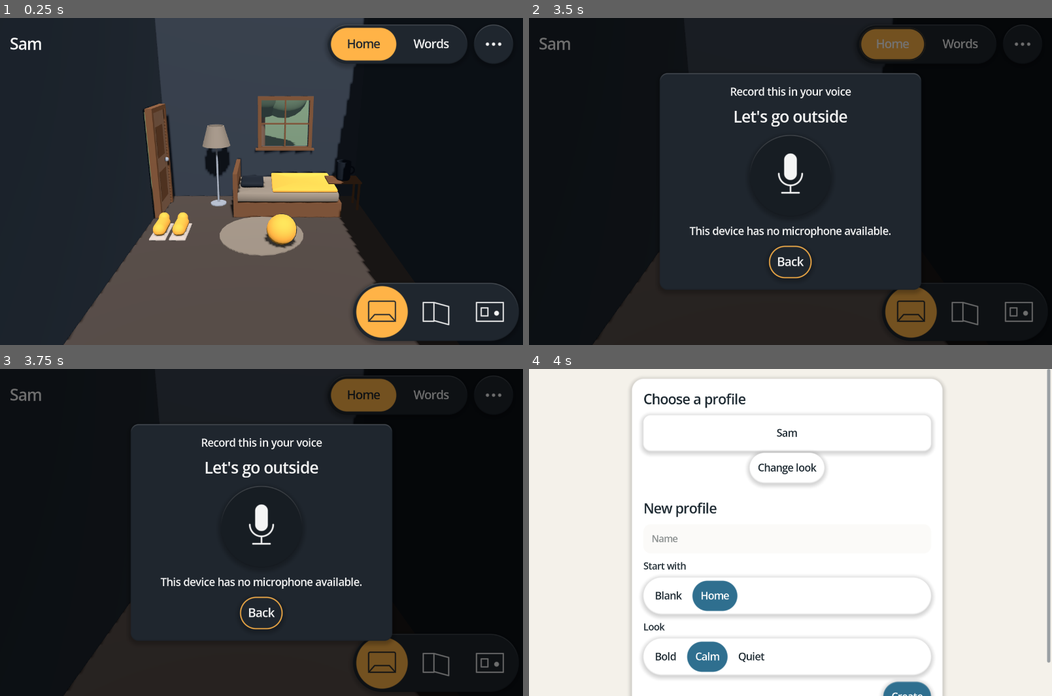
Above: before the commit, frames 1-4 (two rows, left to right).
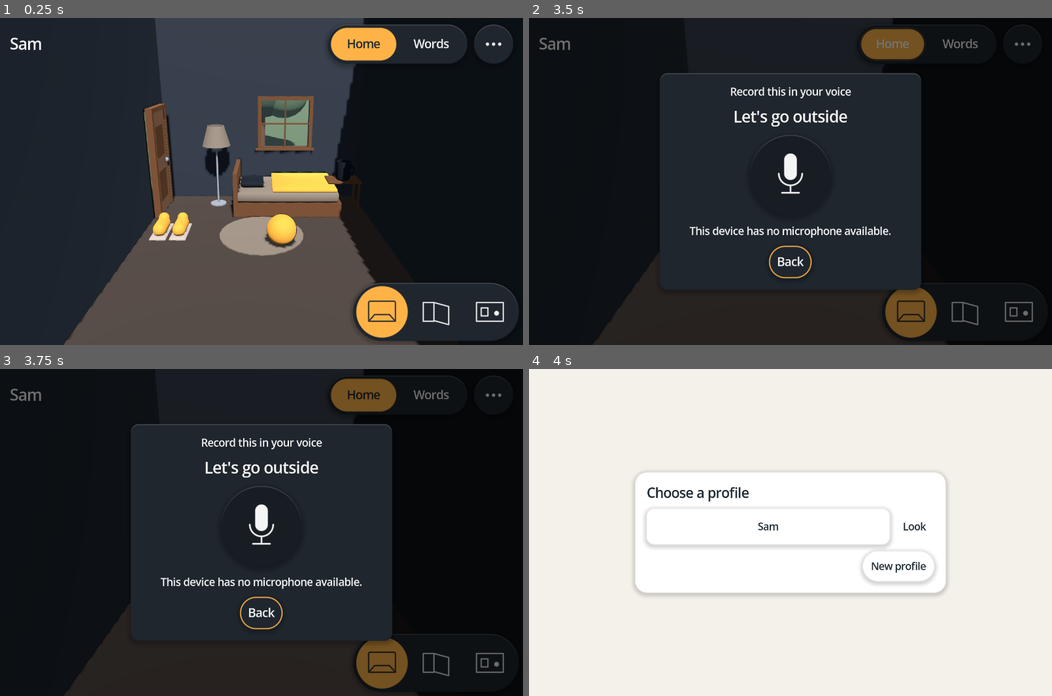
Above: after the commit, the same moments.

Repository: crashtestbrandt/alex
Game: Godot game, scene res://tools/instr/screenshot_probe.tscn
Two runs of this game, one before a commit and one after it. Both use one fixed random seed, a clock stepped at 60 frames per second and the inputs below. This scene is started directly instead of the project's main scene.
Inputs (mouse positions are in pixels of both pictures, inside the frame that each line leads up to):
- Up to frame 1 (0.25 s): no input
- Up to frame 2 (3.5 s): click (910, 312) at 0.52 s; click (963, 312) at 1.27 s; click (1020, 312) at 2.02 s; click "Home" at 2.75 s
- Up to frame 3 (3.75 s): click "Words" at 3.5 s
- Up to frame 4 (4 s): no input

Frames 1-3 are identical in both runs. In frame 4, 7.8% of the frame differs, in the area x 19-100%, y 0-100%.

Commit message:
fix(ui) compact profile flows for short windows

Diff:
--- a/scenes/ui/profile_picker.tscn
+++ b/scenes/ui/profile_picker.tscn
@@ -18,6 +18,7 @@
 script = ExtResource("1")
 
 [node name="Center" type="ScrollContainer" parent="."]
+unique_name_in_owner = true
 layout_mode = 1
 anchors_preset = 15
 anchor_right = 1.0
@@ -58,16 +59,13 @@
 text = ""
 autowrap_mode = 3
 
-[node name="Gap" type="Control" parent="Center/Panel/Column"]
-unique_name_in_owner = true
-custom_minimum_size = Vector2(0, 8)
-layout_mode = 2
-
-[node name="NewHeading" type="Label" parent="Center/Panel/Column"]
+[node name="NewProfileButton" type="Button" parent="Center/Panel/Column"]
 unique_name_in_owner = true
 layout_mode = 2
+size_flags_horizontal = 8
+script = ExtResource("3")
+shape = 1
 text = "New profile"
-theme_type_variation = &"TitleLabel"
 
 [node name="NameEdit" type="LineEdit" parent="Center/Panel/Column"]
 unique_name_in_owner = true
@@ -75,7 +73,7 @@
 placeholder_text = "Name"
 script = ExtResource("4")
 
-[node name="StarterRow" type="VBoxContainer" parent="Center/Panel/Column"]
+[node name="StarterRow" type="BoxContainer" parent="Center/Panel/Column"]
 unique_name_in_owner = true
 layout_mode = 2
 theme_override_constants/separation = 12
@@ -90,7 +88,8 @@
 layout_mode = 2
 script = ExtResource("5")
 
-[node name="StyleRow" type="VBoxContainer" parent="Center/Panel/Column"]
+[node name="StyleRow" type="BoxContainer" parent="Center/Panel/Column"]
+unique_name_in_owner = true
 layout_mode = 2
 theme_override_constants/separation = 12
 
@@ -105,6 +104,7 @@
 script = ExtResource("5")
 
 [node name="Actions" type="HFlowContainer" parent="Center/Panel/Column"]
+unique_name_in_owner = true
 layout_mode = 2
 alignment = 2
 theme_override_constants/h_separation = 16
--- a/scripts/ui/profile_picker.gd
+++ b/scripts/ui/profile_picker.gd
@@ -4,6 +4,8 @@
 ## Style pills preview immediately. An existing profile changes only when Save is pressed.
 
 signal profile_chosen(profile_id: String)
+
+enum Mode { PICK, CREATE, LOOK }
 
 @onready var _profiles: GridContainer = %Profiles
 @onready var _name_edit: SdfField = %NameEdit
@@ -12,34 +14,50 @@
 @onready var _create_button: SdfButton = %CreateButton
 @onready var _status: Label = %Status
 @onready var _heading: Label = %Heading
-@onready var _new_heading: Label = %NewHeading
-@onready var _starter_row: Control = %StarterRow
-@onready var _gap: Control = %Gap
+@onready var _new_button: SdfButton = %NewProfileButton
+@onready var _starter_row: BoxContainer = %StarterRow
+@onready var _style_row: BoxContainer = %StyleRow
+@onready var _actions: Control = %Actions
+@onready var _sheet: SdfSheet = %Center
 @onready var _back_button: SdfButton = %BackButton
 
 var _starters: Array[Starter] = []
 var _style_ids: PackedStringArray = PackedStringArray()
 var _editing_id: String = ""
 var _previous_style: StylePreset = null
+var _mode: Mode = Mode.PICK
 
 func _ready() -> void:
 	_create_button.pressed.connect(_on_create)
 	_back_button.pressed.connect(_on_back)
+	_new_button.pressed.connect(_on_new_profile)
 	_name_edit.text_submitted.connect(_on_name_submitted)
 	_fill_starters()
 	_fill_styles()
 	resized.connect(_layout_profiles)
-	Style.changed.connect(func(_preset: StylePreset) -> void: _layout_profiles())
+	_starter_row.resized.connect(_layout_choices)
+	_style_row.resized.connect(_layout_choices)
+	Style.changed.connect(func(_preset: StylePreset) -> void: _layout_choices.call_deferred())
 	refresh()
 
 func _layout_profiles() -> void:
-	_profiles.columns = UiGeometry.grid_columns(minf(size.x - 120.0, 704.0), _profiles.get_child_count(), 280.0, 12.0)
+	_profiles.columns = 1
+	_layout_choices.call_deferred()
+
+func _layout_choices() -> void:
+	for row: BoxContainer in [_starter_row, _style_row]:
+		var label: Control = row.get_child(0) as Control
+		var bar: PillBar = row.get_child(1) as PillBar
+		var natural: float = label.get_combined_minimum_size().x + 12.0 + PillBar.PAD_PX * 2.0
+		for button: SdfButton in bar.items():
+			natural += button.get_combined_minimum_size().x + PillBar.GAP_PX
+		row.vertical = row.size.x < natural - PillBar.GAP_PX
+		bar.size_flags_horizontal = Control.SIZE_EXPAND_FILL
 
 ## Re-read the profiles on disk, with separate actions to open each profile or change its look.
 func refresh() -> void:
 	_editing_id = ""
 	_previous_style = null
-	_show_form(false)
 	for child: Node in _profiles.get_children():
 		_profiles.remove_child(child)
 		child.queue_free()
@@ -48,8 +66,9 @@
 		var p: Profile = ProfileStore.load_profile(profile_id)
 		if p == null:
 			continue
-		var card: VBoxContainer = VBoxContainer.new()
+		var card: HBoxContainer = HBoxContainer.new()
 		card.size_flags_horizontal = Control.SIZE_EXPAND_FILL
+		card.add_theme_constant_override("separation", 12)
 		_profiles.add_child(card)
 		var button: SdfButton = SdfButton.new()
 		button.text = p.display_name
@@ -59,14 +78,14 @@
 		button.pressed.connect(_on_profile_pressed.bind(profile_id))
 		card.add_child(button)
 		var edit: SdfButton = SdfButton.new()
-		edit.text = "Change look"
+		edit.text = "Look"
+		edit.tooltip_text = "Change look"
 		edit.shape = SdfButton.Shape.PILL
-		edit.size_flags_horizontal = Control.SIZE_SHRINK_CENTER
+		edit.quiet = true
+		edit.size_flags_vertical = Control.SIZE_SHRINK_CENTER
 		edit.pressed.connect(_on_edit_profile.bind(profile_id))
 		card.add_child(edit)
-	_profiles.visible = _profiles.get_child_count() > 0
-	_status.text = "Create a profile to begin." if _profiles.get_child_count() == 0 else ""
-	_status.visible = not _status.text.is_empty()
+	_show_mode(Mode.PICK if _profiles.get_child_count() > 0 else Mode.CREATE)
 	_layout_profiles()
 	_style_bar.set_active(_current_style_index())
 
@@ -104,15 +123,25 @@
 	Style.apply(StylePreset.load_by_id(style_id))
 	_style_bar.set_active(_current_style_index())
 
-func _show_form(editing: bool) -> void:
-	_new_heading.visible = not editing
-	_name_edit.visible = not editing
-	_starter_row.visible = not editing
-	_gap.visible = not editing
-	_back_button.visible = editing
-	_create_button.text = "Save" if editing else "Create"
-	if not editing:
-		_heading.text = "Choose a profile"
+func _show_mode(mode: Mode) -> void:
+	_mode = mode
+	_profiles.visible = mode == Mode.PICK
+	_new_button.visible = mode == Mode.PICK
+	_name_edit.visible = mode == Mode.CREATE
+	_starter_row.visible = mode == Mode.CREATE
+	_style_row.visible = mode != Mode.PICK
+	_actions.visible = mode != Mode.PICK
+	_back_button.visible = mode != Mode.PICK and _profiles.get_child_count() > 0
+	_create_button.text = "Save" if mode == Mode.LOOK else "Create"
+	_heading.text = "New profile" if mode == Mode.CREATE else "Choose a profile"
+	_status.hide()
+	_sheet.scroll_vertical = 0
+	_layout_choices.call_deferred()
+
+func _on_new_profile() -> void:
+	_previous_style = Style.current
+	_show_mode(Mode.CREATE)
+	_name_edit.grab_focus()
 
 func _on_edit_profile(profile_id: String) -> void:
 	var profile: Profile = ProfileStore.load_profile(profile_id)
@@ -120,9 +149,7 @@
 		return
 	_editing_id = profile_id
 	_previous_style = Style.current
-	_profiles.hide()
-	_status.hide()
-	_show_form(true)
+	_show_mode(Mode.LOOK)
 	_heading.text = "Look for %s" % profile.display_name
 	_on_style_pressed(profile.style_id)
 	_style_bar.items()[_current_style_index()].grab_focus()
@@ -133,7 +160,7 @@
 	refresh()
 
 func _unhandled_key_input(event: InputEvent) -> void:
-	if visible and not _editing_id.is_empty() and event.is_action_pressed("ui_cancel"):
+	if visible and _mode != Mode.PICK and _back_button.visible and event.is_action_pressed("ui_cancel"):
 		_on_back()
 		get_viewport().set_input_as_handled()
 
--- a/tools/instr/screenshot_probe.gd
+++ b/tools/instr/screenshot_probe.gd
@@ -51,12 +51,7 @@
 		overlay.close()
 	if err == OK:
 		main.show_picker()
-		# Press the Calm pill: the picker applies a style the moment it is chosen, so the capture is light.
-		var picker: ProfilePicker = main.get_node("%ProfilePicker") as ProfilePicker
-		var styles: PillBar = picker.get_node("%StyleBar") as PillBar
-		var calm: int = StylePreset.list_ids().find("calm")
-		styles.set_active(calm)
-		styles.items()[calm].pressed.emit()
+		Style.apply(StylePreset.load_by_id("calm"))
 		await get_tree().create_timer(0.3).timeout
 		RenderingServer.force_draw()
 		err = _save(_OUT_PICKER)
--- a/tools/instr/visual_probe.gd
+++ b/tools/instr/visual_probe.gd
@@ -162,9 +162,7 @@
 			await _settle()
 			var create: Control = picker.get_node("%CreateButton") as Control
 			var sheet: ScrollContainer = picker.get_node("Center") as ScrollContainer
-			sheet.ensure_control_visible(create)
-			await _settle()
-			_inside(create, screen, "create reachable by scrolling")
+			_inside(picker.get_node("%NewProfileButton") as Control, screen, "new profile action fits")
 			_shot("picker")
 			var profile_card: Control = (picker.get_node("%Profiles") as Control).get_child(0) as Control
 			(profile_card.get_child(1) as SdfButton).pressed.emit()
@@ -173,11 +171,27 @@
 			_inside(create, screen, "save look reachable")
 			_shot("profile-look")
 			(picker.get_node("%BackButton") as SdfButton).pressed.emit()
+			(picker.get_node("%NewProfileButton") as SdfButton).pressed.emit()
+			await _settle()
+			sheet.ensure_control_visible(create)
+			await _settle()
+			_inside(create, screen, "create reachable by scrolling")
+			_shot("new-profile")
+			(picker.get_node("%BackButton") as SdfButton).pressed.emit()
 			print("VISUAL checked %s" % _label)
 	await _profile_looks(main, picker, profile)
 	_check(_profile_looks_complete, "profile look flow completed")
+	await _short_picker(main, picker)
 	await _stress(main, home, picker, overlay, profile)
 	ProfileStore.repo.delete_profile(profile.id)
+	main.show_picker()
+	await _settle()
+	_check((picker.get_node("%NameEdit") as Control).is_visible_in_tree(), "empty picker opens creation form")
+	_check(not (picker.get_node("%BackButton") as Control).is_visible_in_tree(), "empty picker has no redundant Back action")
+	(picker.get_node("%NameEdit") as LineEdit).text = "New profile fixture"
+	(picker.get_node("%CreateButton") as SdfButton).pressed.emit()
+	_check(not picker.visible and App.active_profile.display_name == "New profile fixture", "creation opens the new profile")
+	ProfileStore.repo.delete_profile(App.active_profile.id)
 	DirAccess.remove_absolute(ProjectSettings.globalize_path(ProfileStore.repo.root))
 	ProfileStore.repo = previous_repo
 	print("VISUAL-PROBE %s (%d failures)" % ["PASS" if _failures.is_empty() else "FAIL", _failures.size()])
@@ -192,9 +206,12 @@
 	await _settle()
 	var styles: PillBar = picker.get_node("%StyleBar") as PillBar
 	var ids: PackedStringArray = StylePreset.list_ids()
+	(picker.get_node("%NewProfileButton") as SdfButton).pressed.emit()
 	styles.items()[ids.find("bold")].pressed.emit()
 	_check(Style.current == StylePreset.load_by_id("bold"), "new-profile look previews immediately")
 	_check(ProfileStore.load_profile(profile.id).style_id == saved.style_id, "preview leaves existing profile unchanged")
+	(picker.get_node("%BackButton") as SdfButton).pressed.emit()
+	var previous: StylePreset = Style.current
 	var card: Control = (picker.get_node("%Profiles") as Control).get_child(0) as Control
 	(card.get_child(1) as SdfButton).pressed.emit()
 	_check(styles.active_index() == ids.find(saved.style_id), "editing selects the saved look")
@@ -202,7 +219,7 @@
 	_check(Style.current == StylePreset.load_by_id("calm"), "existing-profile look previews immediately")
 	_check(JSON.stringify(ProfileStore.load_profile(profile.id).to_dict()) == expected, "preview writes nothing")
 	(picker.get_node("%BackButton") as SdfButton).pressed.emit()
-	_check(Style.current == StylePreset.load_by_id("bold"), "Back restores the previous preview")
+	_check(Style.current == previous, "Back restores the previous preview")
 	_check(JSON.stringify(ProfileStore.load_profile(profile.id).to_dict()) == expected, "Back preserves the profile")
 	card = (picker.get_node("%Profiles") as Control).get_child(0) as Control
 	(card.get_child(1) as SdfButton).pressed.emit()
@@ -218,6 +235,41 @@
 	_check(Style.current == StylePreset.load_by_id("bold"), "reopening loads the saved look")
 	ProfileStore.repo.delete_profile(other.id)
 	_profile_looks_complete = true
+
+func _short_picker(main: Main, picker: ProfilePicker) -> void:
+	for style: String in ["calm", "bold", "quiet"]:
+		for window_size: Vector2i in [Vector2i(1280, 360), Vector2i(800, 240), Vector2i(640, 360), Vector2i(390, 280), Vector2i(640, 640)]:
+			_label = "short-%s-%dx%d" % [style, window_size.x, window_size.y]
+			get_window().size = window_size
+			Style.apply(StylePreset.load_by_id(style))
+			main.show_picker()
+			await _settle()
+			var screen: Rect2 = picker.get_global_rect()
+			_inside(picker.get_node("%NewProfileButton") as Control, screen, "profile list fits short window")
+			_shot("picker")
+			(picker.get_node("%NewProfileButton") as SdfButton).pressed.emit()
+			await _settle()
+			get_window().size = Vector2i(1280, 900)
+			await _settle()
+			get_window().size = window_size
+			await _settle()
+			screen = picker.get_global_rect()
+			var create: Control = picker.get_node("%CreateButton") as Control
+			var sheet: ScrollContainer = picker.get_node("Center") as ScrollContainer
+			if sheet.get_v_scroll_bar().max_value > sheet.get_v_scroll_bar().page:
+				var wheel: InputEventMouseButton = InputEventMouseButton.new()
+				wheel.position = (picker.get_node("%StyleBar") as Control).get_global_rect().get_center()
+				wheel.global_position = wheel.position
+				wheel.button_index = MOUSE_BUTTON_WHEEL_DOWN
+				wheel.pressed = true
+				wheel.factor = 20.0
+				get_viewport().push_input(wheel, true)
+				await _settle()
+			_inside(create, screen, "bottom action reachable with native wheel input")
+			var content: Control = create.get_parent().get_parent() as Control
+			_inside(content, (content.get_parent() as Control).get_global_rect(), "form fits its panel after resize")
+			_shot("form")
+			(picker.get_node("%BackButton") as SdfButton).pressed.emit()
 
 func _stress(main: Main, home: ChildHome, picker: ProfilePicker, overlay: RecordOverlay, profile: Profile) -> void:
 	_label = "long-content"
@@ -293,7 +345,7 @@
 	main.show_picker()
 	await _settle()
 	var sheet: ScrollContainer = picker.get_node("Center") as ScrollContainer
-	var create: Control = picker.get_node("%CreateButton") as Control
+	var create: Control = picker.get_node("%NewProfileButton") as Control
 	sheet.scroll_vertical = 0
 	await _settle()
 	var first_profile: Control = (picker.get_node("%Profiles") as Control).get_child(0) as Control
@@ -301,7 +353,7 @@
 	_check(picker.visible, "dragging a profile does not open it")
 	sheet.ensure_control_visible(create)
 	await _settle()
-	_inside(create, screen, "create reachable with many profiles")
+	_inside(create, screen, "new profile reachable with many profiles")
 	_shot("picker")
 	for id: String in fixtures:
 		ProfileStore.repo.delete_profile(id)
Not shown, changed: docs/profiles.md
Not shown, changed: docs/ui.md
